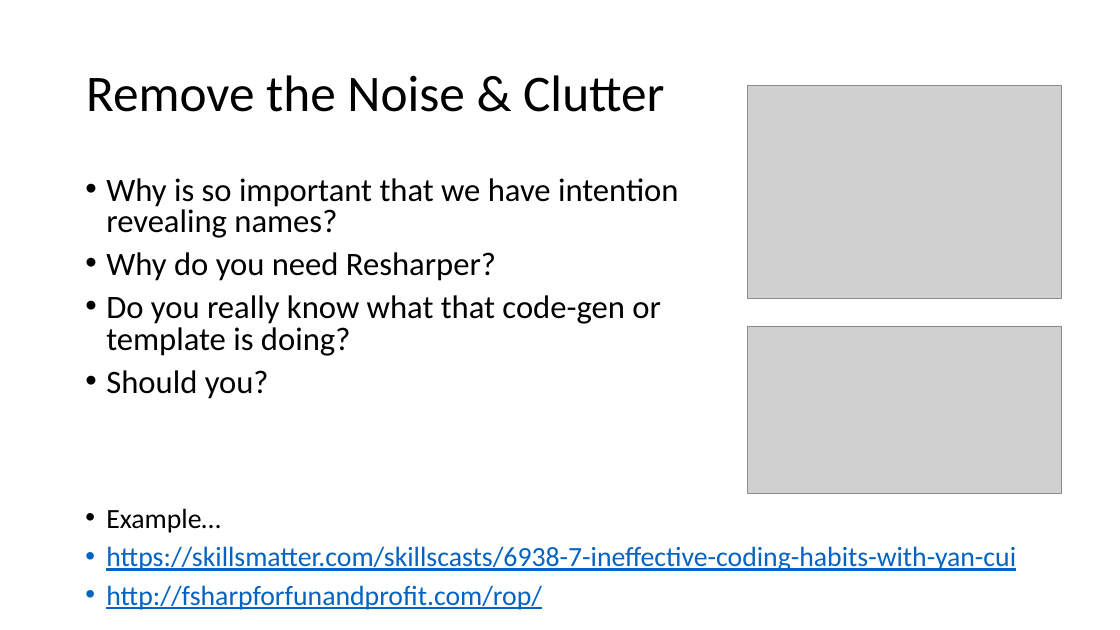
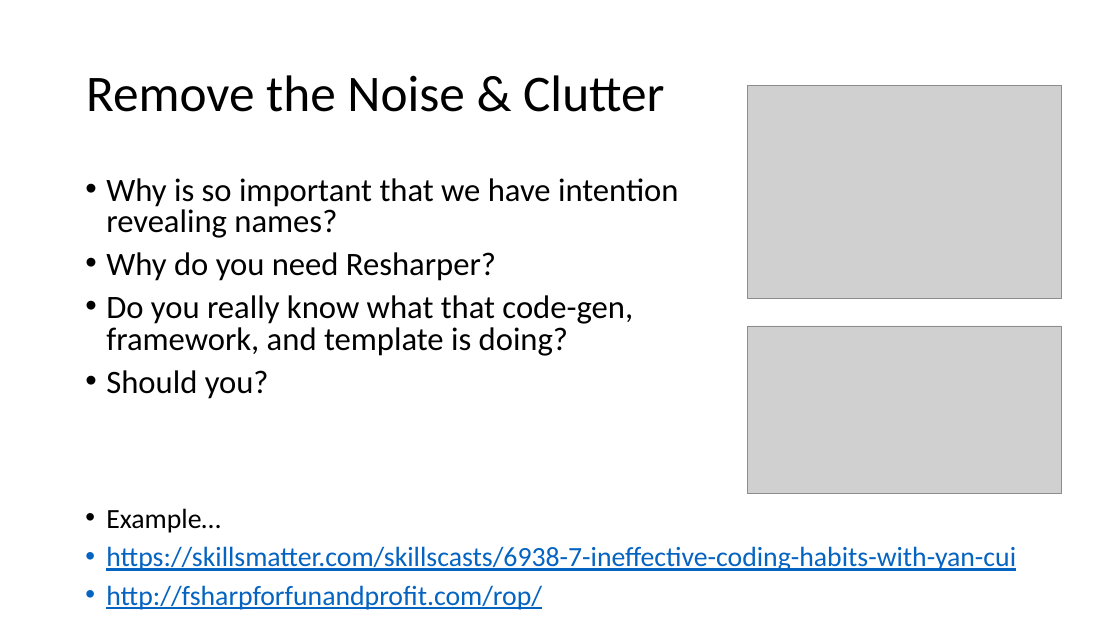
Before and after one commit to jamessdixon/REPL-Driven-Development, a slide deck: slide 19 of REPL-Driven-Development.pptx. Drawn at 1120x630 pixels with LibreOffice and Linux fonts; fonts in the diff are those of the drawing; grey boxes stand for pictures. Boxes give left, top, right and bottom in pixels: in the first picture for what was removed or moved away, otherwise in the second. Text is boxed around its words. In the diff, an @@ line names an element or a change of style, - is before the commit and + after.

```diff
--- a/REPL-Driven-Development.pptx
+++ b/REPL-Driven-Development.pptx
@@ text at <box>106,295,633,356</box>: text changed @@
-• Do you really know what that code-gen or template is doing?
+• Do you really know what that code-gen, framework, and template is doing?
```
Also in this commit, not shown: 8 other slides changed, 24 other files.
